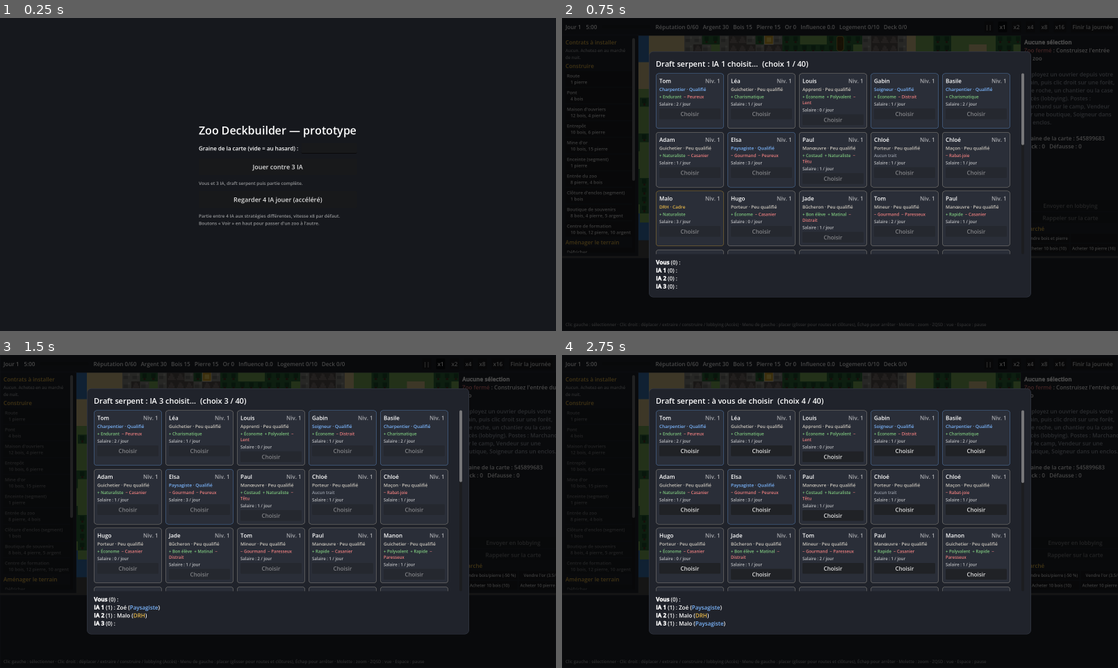
Above: before the commit, frames 1-4 (two rows, left to right).
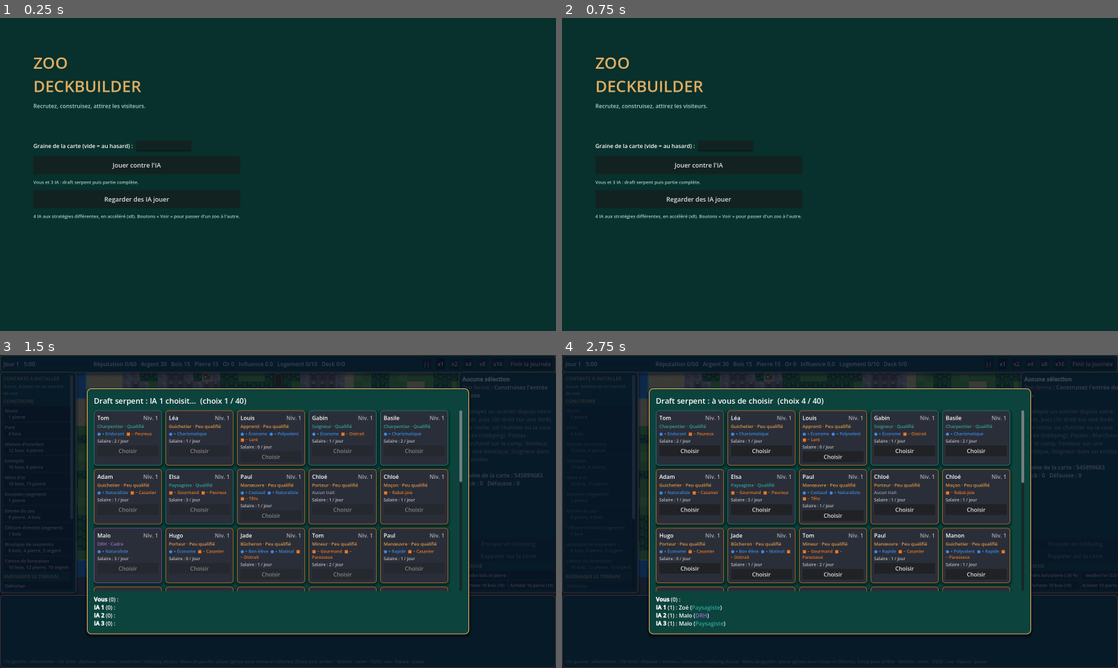
Above: after the commit, the same moments.

Repository: danielThom1/zoo-deckbuilder
Game: Godot game, scene res://scenes/main.tscn
Same seed, same stepped clock (60 frames per second), same inputs: the game is played once before the commit and once after it.
Inputs (mouse positions are in pixels of both pictures, inside the frame that each line leads up to):
- Up to frame 1 (0.25 s): no input
- Up to frame 2 (0.75 s): click (840, 168) at 0.5 s, where only the run before the commit has a clickable "Jouer contre 3 IA"
- Up to frame 3 (1.5 s): click (139, 502) at 1.25 s, where only the run after the commit has a clickable "Jouer contre l'IA"
- Up to frame 4 (2.75 s): click "||" at 2 s

The runs differ from the first frame. In frame 1, 2.7% of the frame differs, in the area x 6-65%, y 12-67%; in frame 2, 76%, in the area x 0-100%, y 0-100%; in frame 3, 58%; in frame 4, 58%.
Error after the commit: Invalid call. Nonexistent function 'add_type_variation' in base 'Theme'. (res://scripts/ui_tokens.gd:129)

Commit message:
Design Émeraude, étape 1 : jetons, thème, couleurs du monde, écussons
Jetons visuels et thème Godot (UiTokens) d'après HANDOFF.md : panneaux émeraude
à filet doré, boutons dorés, qualités en cercle bleu / défauts en carré orange,
palette du monde, berges claires, ouvriers en écussons, placement invalide hachuré,
menu principal restylé. La disposition de l'interface n'est pas encore celle des maquettes.

Co-Authored-By: Claude Opus 5.5 <noreply@anthropic.com>

Diff:
--- a/game/scripts/main.gd
+++ b/game/scripts/main.gd
@@ -13,22 +13,19 @@
 const TILE := 16.0
 const PX := 8  # pixels par case dans la texture du terrain
 
-var terrain_colors := {
-	GameMap.PRAIRIE: Color("7fae5a"), GameMap.FORET: Color("2f6b3a"), GameMap.EAU: Color("3b78b5"),
-	GameMap.ROCHE: Color("8a8a86"), GameMap.SABLE: Color("d9c48a"), GameMap.MONTAGNE: Color("5b5450"),
-	GameMap.MINE_OR: Color("d4a62a"),
-}
+var terrain_colors := UiTokens.TERRAINS.duplicate()
 var terrain_noms := {
 	GameMap.PRAIRIE: "Prairie", GameMap.FORET: "Forêt", GameMap.EAU: "Eau", GameMap.ROCHE: "Roche",
 	GameMap.SABLE: "Sable", GameMap.MONTAGNE: "Montagne", GameMap.MINE_OR: "Gisement d'or",
 }
-var category_colors := {"peu_qualifie": Color("cfcac0"), "qualifie": Color("7cb7ff"), "cadre": Color("e9b949")}
+var category_colors := {"peu_qualifie": UiTokens.CATEGORIES["peu_qualifie"]["couleur"], "qualifie": UiTokens.CATEGORIES["qualifie"]["couleur"],
+	"cadre": UiTokens.CATEGORIES["cadre"]["couleur"]}
 var category_noms := {"peu_qualifie": "Peu qualifié", "qualifie": "Qualifié", "cadre": "Cadre"}
 var res_noms := {"bois": "bois", "pierre": "pierre", "or": "or"}
 var building_colors := {
-	"route": Color("a08462"), "pont": Color("8a6a45"), "maison": Color("b5835a"), "entrepot": Color("7d6047"),
-	"mine": Color("4e3f33"), "cloture": Color("a8a49a"), "entree": Color("d8c08f"), "enclos": Color("8a5a2b"),
-	"boutique": Color("d46a6a"), "formation": Color("6a8fd4"),
+	"route": UiTokens.CHEMIN, "pont": Color("9A6A3E"), "maison": Color("D2553A"), "entrepot": Color("8C6A48"),
+	"mine": Color("5A4636"), "cloture": UiTokens.ENCEINTE, "entree": Color("E9D5A8"), "enclos": UiTokens.CLOTURE_ENCLOS,
+	"boutique": Color("E06A5A"), "formation": Color("3A6AE0"),
 }
 var building_short := {
 	"maison": "Maison", "entrepot": "Entrepôt", "mine": "Mine", "entree": "Entrée", "boutique": "Boutique", "formation": "Formation",
@@ -108,6 +105,20 @@
 var draft_title: Label
 var draft_grid: GridContainer
 var draft_picks: RichTextLabel
+# Interface Émeraude
+var res_chips := {}  # clé -> [Label valeur, Label légende]
+var race_labels: Array = []
+var zoo_title: Label
+var unit_name: Label
+var unit_job: Label
+var unit_text: RichTextLabel
+var unit_portrait_box: Control
+var unit_portrait_for: Variant = null
+var pile_label: Label
+var medallion: Control
+var end_day_btn: Button
+var build_pages := {}
+var build_tabs := {}
 
 
 func _ready() -> void:
@@ -126,20 +137,26 @@
 	var layer := CanvasLayer.new()
 	add_child(layer)
 	var bg := ColorRect.new()
-	bg.color = Color("16181d")
+	bg.color = UiTokens.PANNEAU_BAS
 	bg.set_anchors_and_offsets_preset(Control.PRESET_FULL_RECT)
+	bg.theme = UiTokens.build_theme()
 	layer.add_child(bg)
-	var center := CenterContainer.new()
-	center.set_anchors_and_offsets_preset(Control.PRESET_FULL_RECT)
-	bg.add_child(center)
 	var v := VBoxContainer.new()
+	v.position = Vector2(96, 96)
 	v.add_theme_constant_override("separation", 14)
-	center.add_child(v)
+	bg.add_child(v)
 	var title := Label.new()
-	title.text = "Zoo Deckbuilder — prototype"
-	title.add_theme_font_size_override("font_size", 32)
-	title.horizontal_alignment = HORIZONTAL_ALIGNMENT_CENTER
+	title.text = "ZOO\nDECKBUILDER"
+	title.add_theme_font_size_override("font_size", 46)
+	title.add_theme_color_override("font_color", UiTokens.OR)
 	v.add_child(title)
+	var tag := Label.new()
+	tag.text = "Recrutez, construisez, attirez les visiteurs."
+	tag.add_theme_color_override("font_color", UiTokens.TEXTE_SECONDAIRE)
+	v.add_child(tag)
+	var gap := Control.new()
+	gap.custom_minimum_size = Vector2(0, 60)
+	v.add_child(gap)
 	var seed_row := HBoxContainer.new()
 	v.add_child(seed_row)
 	var seed_lbl := Label.new()
@@ -149,14 +166,16 @@
 	seed_edit.custom_minimum_size = Vector2(160, 0)
 	seed_row.add_child(seed_edit)
 	var choices := [
-		["Jouer contre 3 IA", false, "Vous et 3 IA, draft serpent puis partie complète."],
-		["Regarder 4 IA jouer (accéléré)", true, "Partie entre 4 IA aux stratégies différentes, vitesse x8 par défaut.\nBoutons « Voir » en haut pour passer d'un zoo à l'autre."],
+		["Jouer contre l'IA", false, "Vous et 3 IA : draft serpent puis partie complète.", true],
+		["Regarder des IA jouer", true, "4 IA aux stratégies différentes, en accéléré (x8). Boutons « Voir » pour passer d'un zoo à l'autre.", false],
 	]
 	for c in choices:
 		var b := Button.new()
 		b.text = c[0]
-		b.custom_minimum_size = Vector2(420, 48)
+		b.custom_minimum_size = Vector2(380, 52)
 		b.add_theme_font_size_override("font_size", 18)
+		if c[3]:
+			b.theme_type_variation = "BoutonPrincipal"
 		b.tooltip_text = c[2]
 		b.pressed.connect(func():
 			if seed_edit.text.strip_edges().is_valid_int():
@@ -166,10 +185,9 @@
 		v.add_child(b)
 		var hint := Label.new()
 		hint.text = c[2]
-		hint.modulate = Color(1, 1, 1, 0.55)
+		hint.add_theme_color_override("font_color", UiTokens.TEXTE_SECONDAIRE)
 		hint.add_theme_font_size_override("font_size", 13)
 		v.add_child(hint)
-
 
 ## Stratégies des IA en mode spectateur (mêmes réglages que les simulations d'équilibrage).
 const WATCH_STRATEGIES := [
@@ -233,25 +251,50 @@
 
 func _paint_tile(x: int, y: int) -> void:
 	var img := terrain_img
-	var t := game.map.get_t(x, y)
+	var m := game.map
+	var t := m.get_t(x, y)
 	var o := Vector2i(x * PX, y * PX)
-	img.fill_rect(Rect2i(o, Vector2i(PX, PX)), terrain_colors[t])
+	var base: Color = terrain_colors[t]
+	if t == GameMap.PRAIRIE and (x * 7 + y * 13) % 5 == 0:
+		base = UiTokens.PRAIRIE_VARIANTE
+	img.fill_rect(Rect2i(o, Vector2i(PX, PX)), base)
 	match t:
 		GameMap.FORET:
-			img.fill_rect(Rect2i(o + Vector2i(2, 1), Vector2i(4, 4)), Color("1f4f2a"))
-			img.fill_rect(Rect2i(o + Vector2i(3, 5), Vector2i(2, 2)), Color("4a3524"))
+			# Canopée en trois tons
+			img.fill_rect(Rect2i(o + Vector2i(0, 1), Vector2i(4, 4)), UiTokens.CANOPEE[0])
+			img.fill_rect(Rect2i(o + Vector2i(4, 3), Vector2i(4, 4)), UiTokens.CANOPEE[0])
+			img.fill_rect(Rect2i(o + Vector2i(1, 1), Vector2i(2, 2)), UiTokens.CANOPEE[2])
+			img.fill_rect(Rect2i(o + Vector2i(5, 3), Vector2i(2, 2)), UiTokens.CANOPEE[2])
 		GameMap.ROCHE:
-			img.fill_rect(Rect2i(o + Vector2i(1, 3), Vector2i(4, 3)), Color("6e6e6a"))
-			img.fill_rect(Rect2i(o + Vector2i(5, 1), Vector2i(2, 2)), Color("a3a39e"))
+			img.fill_rect(Rect2i(o + Vector2i(1, 3), Vector2i(4, 3)), Color("8E8A80"))
+			img.fill_rect(Rect2i(o + Vector2i(4, 1), Vector2i(3, 2)), Color("C8C2B4"))
 		GameMap.MONTAGNE:
 			for r in 6:
-				img.fill_rect(Rect2i(o + Vector2i(3 - r / 2, 1 + r), Vector2i(2 + r, 1)), Color("7a716b"))
+				img.fill_rect(Rect2i(o + Vector2i(3 - r / 2, 1 + r), Vector2i(2 + r, 1)), Color("6E604F"))
+			img.fill_rect(Rect2i(o + Vector2i(3, 1), Vector2i(2, 1)), Color("F4F4F0"))  # neige
 		GameMap.EAU:
+			# Berge plus claire au bord de l'eau, vaguelettes au large
+			for d in [Vector2i(0, -1), Vector2i(0, 1), Vector2i(-1, 0), Vector2i(1, 0)]:
+				var q: Vector2i = Vector2i(x, y) + d
+				if m.in_bounds(q.x, q.y) and m.get_t(q.x, q.y) != GameMap.EAU:
+					var edge := Rect2i(o, Vector2i(PX, 1))
+					if d.y == 1:
+						edge = Rect2i(o + Vector2i(0, PX - 1), Vector2i(PX, 1))
+					elif d.x == -1:
+						edge = Rect2i(o, Vector2i(1, PX))
+					elif d.x == 1:
+						edge = Rect2i(o + Vector2i(PX - 1, 0), Vector2i(1, PX))
+					img.fill_rect(edge, UiTokens.EAU_BERGE)
 			if (x + 2 * y) % 5 == 0:
-				img.fill_rect(Rect2i(o + Vector2i(1, 3), Vector2i(4, 1)), Color("5b93c9"))
+				img.fill_rect(Rect2i(o + Vector2i(2, 3), Vector2i(3, 1)), Color("6CC0F0"))
+		GameMap.SABLE:
+			if (x + y) % 2 == 0:
+				img.fill_rect(Rect2i(o + Vector2i(2, 2), Vector2i(1, 1)), Color("D8B860"))
+				img.fill_rect(Rect2i(o + Vector2i(5, 5), Vector2i(1, 1)), Color("D8B860"))
 		GameMap.MINE_OR:
-			img.fill_rect(Rect2i(o + Vector2i(2, 2), Vector2i(4, 4)), Color("f4d35e"))
-
+			img.fill_rect(Rect2i(o + Vector2i(1, 2), Vector2i(6, 4)), Color("6A5A48"))
+			img.fill_rect(Rect2i(o + Vector2i(2, 3), Vector2i(2, 2)), Color("FFE04A"))
+			img.fill_rect(Rect2i(o + Vector2i(5, 2), Vector2i(1, 1)), Color("FFE04A"))
 
 ## Redessine les cases modifiées par un aménagement.
 func _refresh_terrain() -> void:
@@ -290,7 +333,7 @@
 			_label("Projet : " + str(p["def"]["nom"]), (Vector2(ir.get_center()) + Vector2(0.5, 0)) * TILE, 9)
 	# Intérieur de l'enceinte du zoo
 	for t in game.zoo_status()["interior"]:
-		draw_rect(Rect2(Vector2(t) * TILE, Vector2(TILE, TILE)), Color(1, 0.9, 0.6, 0.07))
+		draw_rect(Rect2(Vector2(t) * TILE, Vector2(TILE, TILE)), Color(UiTokens.ALLEE_ZOO, 0.22))
 	# Visiteurs : sur la route, dans la file, dans le zoo
 	var vpath := game.visitor_path()
 	if not vpath.is_empty():
@@ -352,25 +395,32 @@
 			draw_circle(w.pos * TILE, float(a["rayon"]) * TILE, Color(col, 0.08))
 			draw_arc(w.pos * TILE, float(a["rayon"]) * TILE, 0, TAU, 48, col, 1.0)
 
-	# Ouvriers
-	var r := TILE * 0.36
+	# Ouvriers : écusson couleur de catégorie, liseré couleur du joueur, pastille d'état
+	var r := TILE * 0.42
+	var player_col: Color = UiTokens.JOUEURS[game.index % UiTokens.JOUEURS.size()]
 	for w in game.workers:
 		if w.offmap:
 			continue
 		var p := w.pos * TILE
 		if selected.has(w):
-			draw_arc(p, r + 3, 0, TAU, 24, Color.WHITE, 2.0)
-		draw_circle(p, r, _worker_color(w.card))
-		draw_arc(p, r, 0, TAU, 24, Color(0, 0, 0, 0.6), 1.0)
-		draw_string(font, p + Vector2(-r, r * 0.45), w.card.metier["nom"].left(1), HORIZONTAL_ALIGNMENT_CENTER, r * 2, 9, Color("111111"))
+			var pulse := 0.5 + 0.5 * sin(Time.get_ticks_msec() / 190.0)
+			draw_arc(p + Vector2(0, r * 0.9), r + 2 + pulse * 2, 0, TAU, 24, UiTokens.SELECTION, 2.0)
+		var shield := PackedVector2Array([p + Vector2(-r, -r), p + Vector2(r, -r), p + Vector2(r, r * 0.35), p + Vector2(0, r * 1.15), p + Vector2(-r, r * 0.35)])
+		draw_colored_polygon(shield, _worker_color(w.card))
+		shield.append(shield[0])
+		draw_polyline(shield, player_col, 1.5)
+		draw_string(font, p + Vector2(-r, r * 0.3), w.card.metier["nom"].left(1), HORIZONTAL_ALIGNMENT_CENTER, r * 2, 10, Color.WHITE)
+		if w.unpaid:
+			draw_string(font, p + Vector2(-r, -r - 1), "25%", HORIZONTAL_ALIGNMENT_CENTER, r * 2, 7, UiTokens.OR_CLAIR)
 		if w.carry > 0.0:
 			var cap := game.carry_capacity(w.card)
-			draw_rect(Rect2(p.x - r, p.y - r - 5, r * 2, 3), Color(0, 0, 0, 0.6))
-			draw_rect(Rect2(p.x - r, p.y - r - 5, r * 2 * w.carry / cap, 3), Color("c98b4a") if w.carry_type == "bois" else Color("cfd3da"))
+			draw_rect(Rect2(p.x - r, p.y + r * 1.25, r * 2, 2.5), Color(0, 0, 0, 0.6))
+			draw_rect(Rect2(p.x - r, p.y + r * 1.25, r * 2 * w.carry / cap, 2.5), UiTokens.RESSOURCES.get(w.carry_type, {"couleur": Color.WHITE})["couleur"])
 		if w.pause_left > 0.0:
-			_label("z", p + Vector2(r, -r), 10)
+			draw_circle(p + Vector2(r, -r), 3.0, Color("7A8A88"))
 		elif w.task.is_empty() and w.path.is_empty():
-			_label("?", p + Vector2(r, -r), 10)
+			draw_circle(p + Vector2(r, -r), 3.0, Color("E8B020"))
+			draw_string(font, p + Vector2(r - 3, -r + 3), "!", HORIZONTAL_ALIGNMENT_CENTER, 6, 7, Color("1E1406"))
 
 	# Rectangle de sélection
 	if drag_start != null:
@@ -398,10 +448,20 @@
 		var origin := _build_origin(hover)
 		var rect := game.footprint(build_choice["kind"], build_choice["def"], origin)
 		var ok := game.placement_error(build_choice["kind"], build_choice["def"], origin) == ""
-		var col := Color(0.4, 1, 0.4) if ok else Color(1, 0.35, 0.35)
 		var rr := Rect2(Vector2(rect.position) * TILE, Vector2(rect.size) * TILE)
-		draw_rect(rr, Color(col, 0.3))
-		draw_rect(rr, col, false, 1.5)
+		if ok:
+			draw_rect(rr, Color(UiTokens.SELECTION, 0.32))
+			draw_rect(rr, UiTokens.SELECTION, false, 1.5)
+		else:
+			# Invalide : contour orange + hachures (jamais la couleur seule)
+			draw_rect(rr, Color(UiTokens.DEFAUT, 0.18))
+			var k := -rr.size.y
+			while k < rr.size.x:
+				var a := rr.position + Vector2(maxf(k, 0.0), maxf(-k, 0.0))
+				var b := rr.position + Vector2(minf(k + rr.size.y, rr.size.x), minf(rr.size.x - k, rr.size.y))
+				draw_line(a, b, Color(UiTokens.DEFAUT, 0.8), 1.0)
+				k += 5.0
+			draw_rect(rr, UiTokens.DEFAUT, false, 1.5)
 	elif m.in_bounds(hover.x, hover.y):
 		draw_rect(Rect2(Vector2(hover) * TILE, Vector2(TILE, TILE)), Color(1, 1, 1, 0.8), false, 1.0)
 	if selected_site and game.sites.has(selected_site):
@@ -477,6 +537,10 @@
 
 
 func _worker_color(card: GameState.Card) -> Color:
+	return UiTokens.CATEGORIES[card.metier["categorie"]]["couleur"]
+
+
+func _worker_color_old(card: GameState.Card) -> Color:
 	var cat: String = card.metier["categorie"]
 	if cat != "peu_qualifie":
 		return category_colors[cat]
@@ -776,14 +840,8 @@
 
 # --- Interface ---------------------------------------------------------------
 
-func _panel_style(bg := Color("20232b"), border := Color("3a3f4c"), radius := 0) -> StyleBoxFlat:
-	var sb := StyleBoxFlat.new()
-	sb.bg_color = bg
-	sb.border_color = border
-	sb.set_border_width_all(1)
-	sb.set_corner_radius_all(radius)
-	sb.set_content_margin_all(10)
-	return sb
+func _panel_style(bg := UiTokens.PANNEAU_MILIEU, border := UiTokens.OR, radius := 10) -> StyleBoxFlat:
+	return UiTokens.panel(bg, border, radius, 2 if bg.a > 0.9 else 1)
 
 
 func _build_ui() -> void:
@@ -1055,8 +1113,9 @@
 
 func _menu_title(parent: Control, text: String) -> void:
 	var l := Label.new()
-	l.text = text
-	l.add_theme_color_override("font_color", Color("e9b949"))
+	l.text = text.to_upper()
+	l.add_theme_color_override("font_color", UiTokens.OR)
+	l.add_theme_font_size_override("font_size", 14)
 	parent.add_child(l)
 
 
@@ -1093,7 +1152,7 @@
 
 func _overlay() -> Array:
 	var root := ColorRect.new()
-	root.color = Color(0, 0, 0, 0.72)
+	root.color = UiTokens.VOILE_NUIT
 	root.set_anchors_and_offsets_preset(Control.PRESET_FULL_RECT)
 	root.mouse_filter = Control.MOUSE_FILTER_STOP
 	root.visible = false
@@ -1102,8 +1161,7 @@
 	center.set_anchors_and_offsets_preset(Control.PRESET_FULL_RECT)
 	root.add_child(center)
 	var panel := PanelContainer.new()
-	var style := _panel_style(Color("20232b"), Color("3a3f4c"), 12)
-	style.set_content_margin_all(20)
+	var style := UiTokens.panel(UiTokens.PANNEAU_MILIEU, UiTokens.OR, 12, 2, 20)
 	panel.add_theme_stylebox_override("panel", style)
 	center.add_child(panel)
 	var v := VBoxContainer.new()
@@ -1118,9 +1176,9 @@
 	var parts: Array[String] = []
 	for t in game.trait_defs(card):
 		var pos := game.is_positive(t["id"])
-		parts.append("[color=%s]%s %s[/color]" % ["#7fc97f" if pos else "#f08080", "+" if pos else "−", t["nom"]])
+		parts.append("[color=%s]%s %s[/color]" % ["#3A8AE8" if pos else "#E8782A", "● +" if pos else "■ −", t["nom"]])
 	for u in card.upgrade_names:
-		parts.append("[color=#7cb7ff]★ %s[/color]" % u)
+		parts.append("[color=#FFD45A]★ %s[/color]" % u)
 	return "  ".join(parts)
 
 
--- /dev/null
+++ b/game/scripts/ui_tokens.gd
@@ -0,0 +1,143 @@
+class_name UiTokens
+extends RefCounted
+## Direction artistique « Émeraude » (HANDOFF.md) : jetons de couleur, styles de panneaux et thème Godot.
+## Les icônes et polices de la maquette ne sont pas encore intégrées : formes dessinées et police par défaut.
+
+# Panneaux
+const PANNEAU_HAUT := Color("11564E")
+const PANNEAU_MILIEU := Color("0D433D")
+const PANNEAU_BAS := Color("08302C")
+const ENTETE := Color("1C7468")
+const ENTETE_BAS := Color("10483F")
+const OR := Color("E2AE62")
+const OR_SOMBRE := Color("6A4418")
+const OR_CLAIR := Color("FFF0B8")
+const BOUTON_HAUT := Color("FFD89A")
+const BOUTON_BAS := Color("C88A3A")
+const BOUTON_TEXTE := Color("1E1406")
+const TEXTE := Color("F4FAEE")
+const TEXTE_SECONDAIRE := Color("A6D4C8")
+const SELECTION := Color("FFD45A")
+const QUALITE := Color("3A8AE8")  # cercle bleu « + »
+const DEFAUT := Color("E8782A")  # carré orange « − »
+const VOILE_NUIT := Color(0.024, 0.055, 0.133, 0.78)
+
+const JOUEURS: Array[Color] = [Color("18A88A"), Color("E8A020"), Color("3A6AE0"), Color("E04A8A")]
+
+# Catégories d'ouvriers : couleur + forme (jamais la couleur seule)
+const CATEGORIES := {
+	"peu_qualifie": {"couleur": Color("E39A4A"), "portrait": Color("F3D9B8"), "forme": "›", "court": "PEU QUAL.", "long": "Peu qualifié"},
+	"qualifie": {"couleur": Color("2FA7A0"), "portrait": Color("BFE6DF"), "forme": "»", "court": "QUALIFIÉ", "long": "Qualifié"},
+	"cadre": {"couleur": Color("9B6BD6"), "portrait": Color("DCCDF2"), "forme": "★", "court": "CADRE", "long": "Cadre"},
+}
+
+const RESSOURCES := {
+	"argent": {"couleur": Color("E8B23A"), "nom": "Argent", "glyphe": "€"},
+	"bois": {"couleur": Color("B8743A"), "nom": "Bois", "glyphe": "B"},
+	"pierre": {"couleur": Color("8C9AA8"), "nom": "Pierre", "glyphe": "P"},
+	"or": {"couleur": Color("F2C230"), "nom": "Or", "glyphe": "Or"},
+	"influence": {"couleur": Color("D85AA0"), "nom": "Influence (privée)", "glyphe": "I"},
+	"logement": {"couleur": Color("3FA45A"), "nom": "Logement", "glyphe": "L"},
+	"reputation": {"couleur": Color("8A5AD8"), "nom": "Réputation", "glyphe": "R"},
+}
+
+# Monde (couleurs de la maquette, vue du dessus)
+const TERRAINS := {
+	GameMap.PRAIRIE: Color("62AE34"), GameMap.FORET: Color("2E7A2C"), GameMap.EAU: Color("2B86D2"),
+	GameMap.ROCHE: Color("A8A296"), GameMap.SABLE: Color("F2D684"), GameMap.MONTAGNE: Color("8E7E6C"),
+	GameMap.MINE_OR: Color("C9A13A"),
+}
+const PRAIRIE_VARIANTE := Color("74BE40")
+const CANOPEE := [Color("1F5E22"), Color("2E7A2C"), Color("4A9A38")]
+const EAU_BERGE := Color("46E0D8")
+const CHEMIN := Color("D6A866")
+const ALLEE_ZOO := Color("F4E6C4")
+const ENCEINTE := Color("F2EEE2")
+const CLOTURE_ENCLOS := Color("8A5A2B")
+
+
+static func panel(bg := PANNEAU_MILIEU, border := OR, radius := 10, border_w := 2, margin := 10) -> StyleBoxFlat:
+	var sb := StyleBoxFlat.new()
+	sb.bg_color = bg
+	sb.border_color = border
+	sb.set_border_width_all(border_w)
+	sb.set_corner_radius_all(radius)
+	sb.set_content_margin_all(margin)
+	sb.shadow_color = Color(0, 0, 0, 0.4)
+	sb.shadow_size = 8
+	sb.shadow_offset = Vector2(0, 4)
+	return sb
+
+
+static func header() -> StyleBoxFlat:
+	var sb := StyleBoxFlat.new()
+	sb.bg_color = ENTETE
+	sb.border_color = OR
+	sb.border_width_bottom = 1
+	sb.corner_radius_top_left = 8
+	sb.corner_radius_top_right = 8
+	sb.set_content_margin_all(6)
+	sb.content_margin_left = 12
+	return sb
+
+
+static func chip(bg: Color, radius := 6, margin := 4) -> StyleBoxFlat:
+	var sb := StyleBoxFlat.new()
+	sb.bg_color = bg
+	sb.set_corner_radius_all(radius)
+	sb.set_content_margin_all(margin)
+	sb.content_margin_left = margin + 2
+	sb.content_margin_right = margin + 2
+	return sb
+
+
+static func _button(bg: Color, border: Color, radius := 8) -> StyleBoxFlat:
+	var sb := StyleBoxFlat.new()
+	sb.bg_color = bg
+	sb.border_color = border
+	sb.set_border_width_all(1)
+	sb.set_corner_radius_all(radius)
+	sb.set_content_margin_all(6)
+	sb.content_margin_left = 10
+	sb.content_margin_right = 10
+	return sb
+
+
+## Thème appliqué à toute l'interface : texte clair, boutons émeraude à filet doré,
+## variation « BoutonPrincipal » dorée pour les actions principales.
+static func build_theme() -> Theme:
+	var t := Theme.new()
+	t.set_color("font_color", "Label", TEXTE)
+	t.set_color("default_color", "RichTextLabel", TEXTE)
+	t.set_color("font_color", "Button", TEXTE)
+	t.set_color("font_hover_color", "Button", OR_CLAIR)
+	t.set_color("font_pressed_color", "Button", BOUTON_TEXTE)
+	t.set_color("font_disabled_color", "Button", Color(TEXTE_SECONDAIRE, 0.45))
+	t.set_stylebox("normal", "Button", _button(Color("174F47"), Color(OR, 0.55)))
+	t.set_stylebox("hover", "Button", _button(Color("1E6A5E"), OR))
+	t.set_stylebox("pressed", "Button", _button(SELECTION, OR))
+	t.set_stylebox("disabled", "Button", _button(Color("0B3631"), Color(OR, 0.18)))
+	t.set_stylebox("focus", "Button", StyleBoxEmpty.new())
+	t.set_stylebox("panel", "PanelContainer", panel())
+	t.set_stylebox("panel", "TooltipPanel", panel(PANNEAU_BAS, OR, 6, 1, 8))
+	t.set_color("font_color", "TooltipLabel", TEXTE)
+	t.set_color("font_color", "LineEdit", TEXTE)
+	t.set_stylebox("normal", "LineEdit", _button(PANNEAU_BAS, Color(OR, 0.6)))
+	t.set_stylebox("background", "ProgressBar", chip(Color("06231F"), 4, 0))
+	t.set_stylebox("fill", "ProgressBar", chip(OR, 4, 0))
+	# Bouton principal doré
+	t.add_type_variation("BoutonPrincipal", "Button")
+	t.set_stylebox("normal", "BoutonPrincipal", _button(Color("E8B468"), OR_SOMBRE))
+	t.set_stylebox("hover", "BoutonPrincipal", _button(BOUTON_HAUT, OR_SOMBRE))
+	t.set_stylebox("pressed", "BoutonPrincipal", _button(BOUTON_BAS, OR_SOMBRE))
+	t.set_stylebox("disabled", "BoutonPrincipal", _button(Color("6A5A3E"), Color(OR_SOMBRE, 0.5)))
+	t.set_color("font_color", "BoutonPrincipal", BOUTON_TEXTE)
+	t.set_color("font_hover_color", "BoutonPrincipal", BOUTON_TEXTE)
+	t.set_color("font_disabled_color", "BoutonPrincipal", Color(BOUTON_TEXTE, 0.5))
+	# Petit bouton rond (ordres)
+	t.add_type_variation("BoutonOrdre", "Button")
+	t.set_stylebox("normal", "BoutonOrdre", _button(Color("174F47"), OR, 23))
+	t.set_stylebox("hover", "BoutonOrdre", _button(Color("1E6A5E"), SELECTION, 23))
+	t.set_stylebox("pressed", "BoutonOrdre", _button(SELECTION, OR, 23))
+	t.set_stylebox("disabled", "BoutonOrdre", _button(Color("0B3631"), Color(OR, 0.2), 23))
+	return t
Not shown, added: game/scripts/ui_tokens.gd.uid
